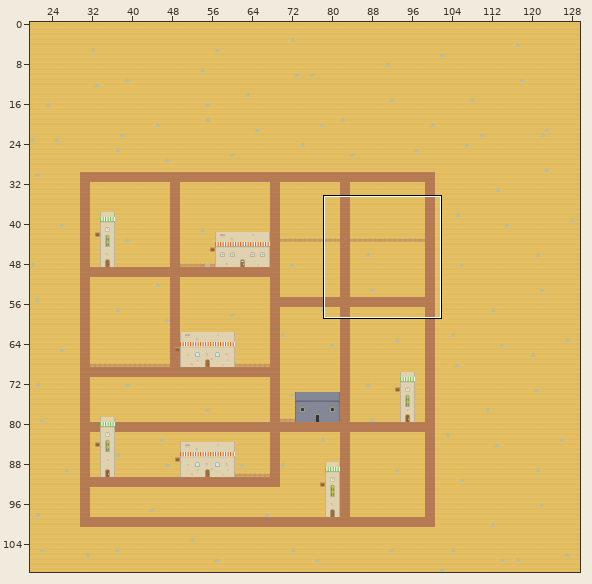
An edit to a level. Tiled map (JSON), assets/levels/map3.json. The first picture is a wide view before the edit; the outline marks the close-up.
Close-up. As it was:
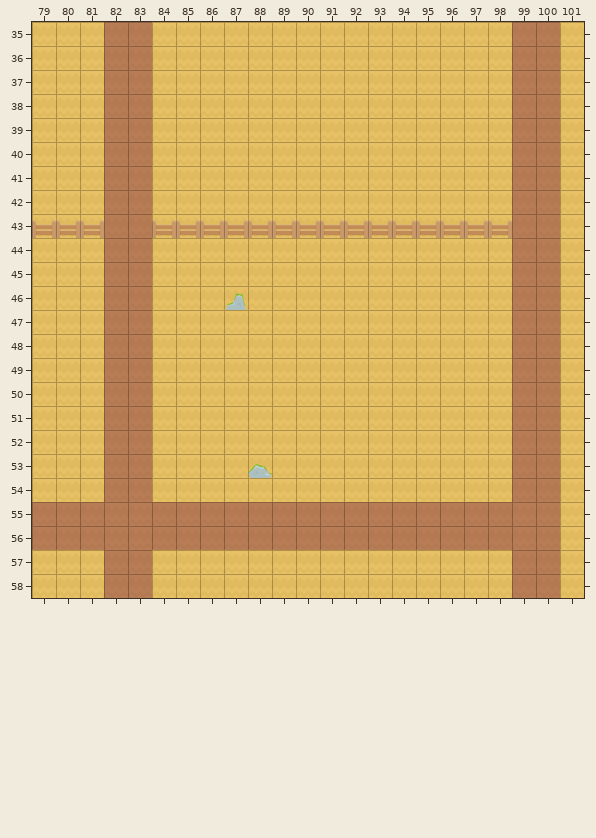
Cells are 70x70 px. Shown: x 79..101, y 35..58. The commit also changed other parts of the map, which this record leaves out.
After:
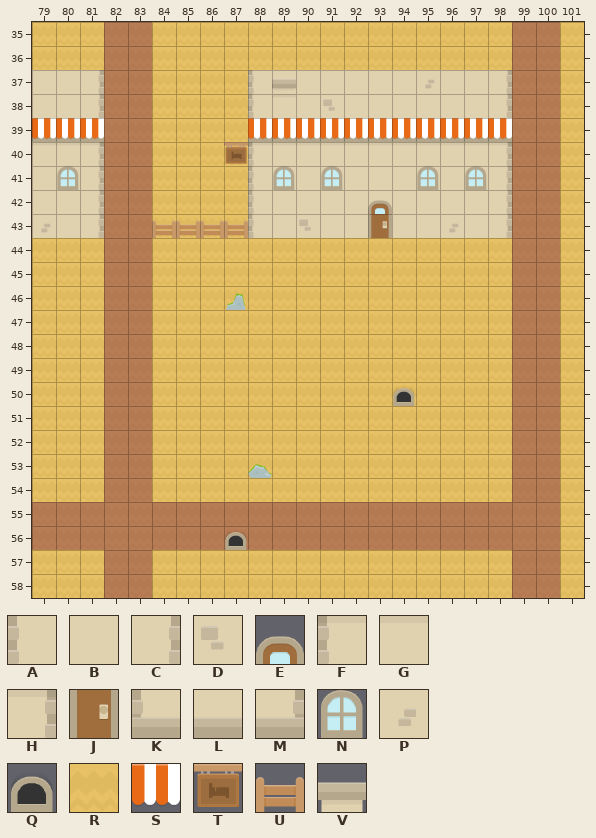
Key: from "sheet": A 0, B 1, C 2, D 9, E 12, F 14, G 15, H 16, J 26, K 28, L 29, M 30, N 39, P 51, Q 54, R 60, S 72, T 75, U 76, V 85.
_ is an empty cell.
Tiles of an added or newly shown layer are drawn over the layers below it.
What changed:
Layer "nonCollidableLayer":
y 43: x 79..81 RRR -> ___
Layer "collidableLayer":
y 42: x 79..81 ___ -> BBC; x 88..98 ___________ -> ABBBBBBBBBC
y 43: x 79..81 ___ -> PBC; x 88..92 _____ -> ABDBB; x 94..98 _____ -> BBPBC
Layer "lowerLayer":
y 42: x 93 _ -> E
y 43: x 93 _ -> J
Layer "upperLayer1":
y 37: x 79..81 ___ -> BBC; x 88..98 ___________ -> ABBBBBBPBBC
y 38: x 79..81 ___ -> BBC; x 88..98 ___________ -> AGBDBBBBBBC
y 39: x 79..81 ___ -> LLM; x 88..98 ___________ -> KLLLLLLLLLM
y 41: x 79..81 ___ -> BBC; x 88..98 ___________ -> ABBBBBBBBBC
Layer "upperLayer2":
y 37: x 89 _ -> V
y 39: x 79..81 ___ -> SSS; x 88..98 ___________ -> SSSSSSSSSSS
y 40: x 79..81 ___ -> GGH; x 87..98 ____________ -> TFGGGGGGGGGH
y 41: x 80 _ -> N; x 89 _ -> N; x 91 _ -> N; x 95 _ -> N; x 97 _ -> N
y 43: x 79..81 UUU -> ___; x 88..98 UUUUUUUUUUU -> ___________
Layer "npcLayer" (now shown):
y 50: x 94 _ -> Q
y 56: x 87 _ -> Q
Where, in picture pixels (left, top, right, bottom), the same in both close-ups:
changed: (32, 70, 104, 238)
changed: (224, 70, 512, 238)
added: (393, 387, 415, 406)
added: (225, 531, 247, 550)
